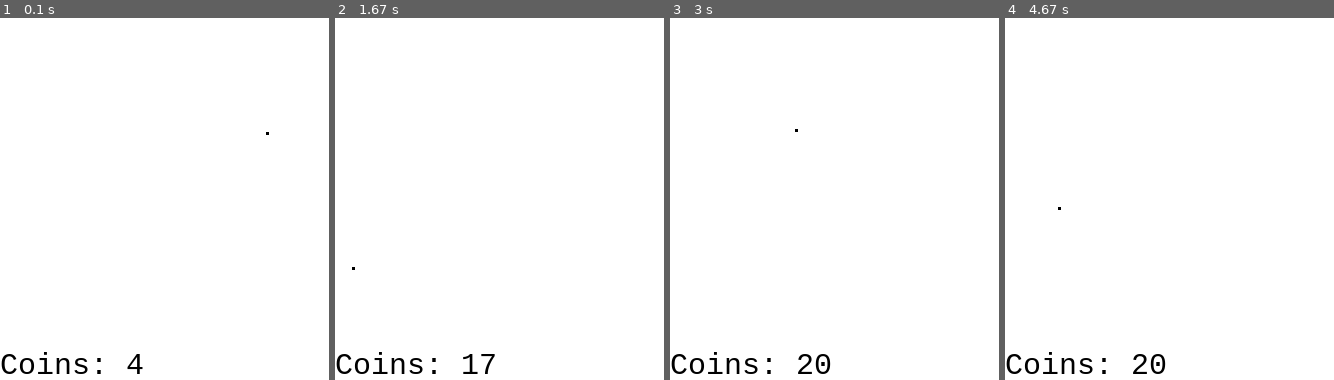
Above: before the commit, frames 1-4 (left to right).
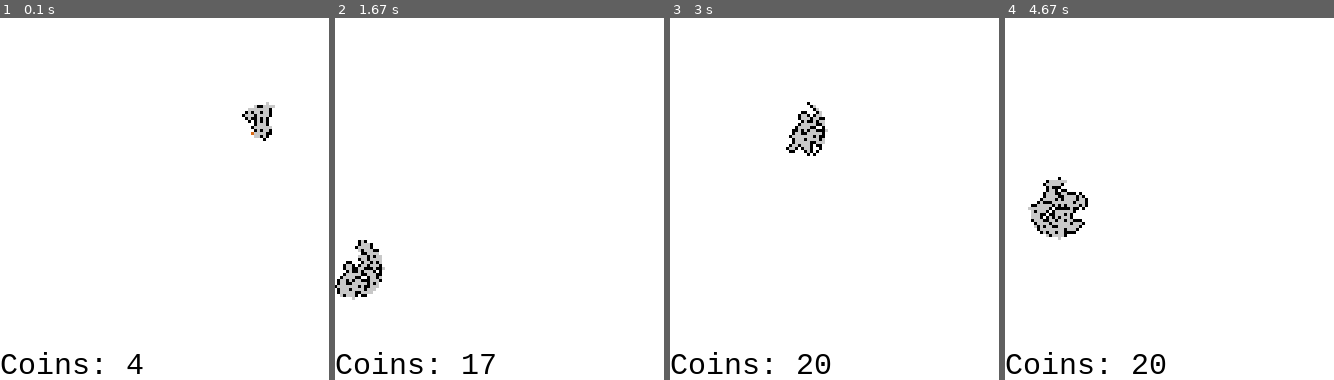
Above: after the commit, the same moments.

Repository: sillypantscoder/pygame_maze
Game: pygame game, started from main.py
Two runs of this game, one before a commit and one after it. Both use one fixed random seed, a clock stepped at 60 frames per second and the inputs below.
Inputs:
- Up to frame 1 (0.1 s): no input
- Up to frame 2 (1.67 s): hold Right 0.33-0.8 s; hold Up 0.83-1.3 s; hold Right from 1.33 s (still down)
- Up to frame 3 (3 s): release Right at 1.8 s; hold Left 1.83-2.37 s; hold Down 2.4-2.87 s; hold Left from 2.9 s (still down)
- Up to frame 4 (4.67 s): release Left at 3.37 s; hold Up 3.4-3.87 s; hold Right 3.9-4.53 s; hold Down from 4.57 s (still down)

The runs differ from the first frame. In frame 1, 0.6% of the frame differs, in the area x 73-84%, y 23-34%; in frame 2, 1.4%; in frame 3, 1.0%; in frame 4, 1.8%, in the area x 6-26%, y 43-62%.

Commit message:
Fixed problem

Diff:
--- a/main.py
+++ b/main.py
@@ -80,7 +80,6 @@
 			coins += 1
 	playerpos = [0, 0]
 
-c = pygame.time.Clock()
 running = True
 while running:
 	for event in pygame.event.get():
@@ -117,7 +116,7 @@
 	offset = [(SCREENSIZE[0] / 2) + (ZOOM / -2) + (zoompos[0] * -ZOOM), (SCREENSIZE[1] / 2) + (ZOOM / -2) + (zoompos[1] * -ZOOM)]
 	screen.fill(WHITE)
 	for cell in BOARD:
-		if math.dist(playerpos, (cell["x"], cell["y"])): continue
+		if math.dist(playerpos, (cell["x"], cell["y"])) > 10: continue
 		cellrect = pygame.Rect(cell["x"] * ZOOM, cell["y"] * ZOOM, ZOOM, ZOOM)
 		cellrect.move_ip(*offset)
 		if cell["state"] == 0:
@@ -142,4 +141,3 @@
 	screen.blit(FONT.render("Coins: " + str(coins), True, BLACK), toolbarrect.topleft)
 	# Flip
 	pygame.display.flip()
-	#c.tick(60)
